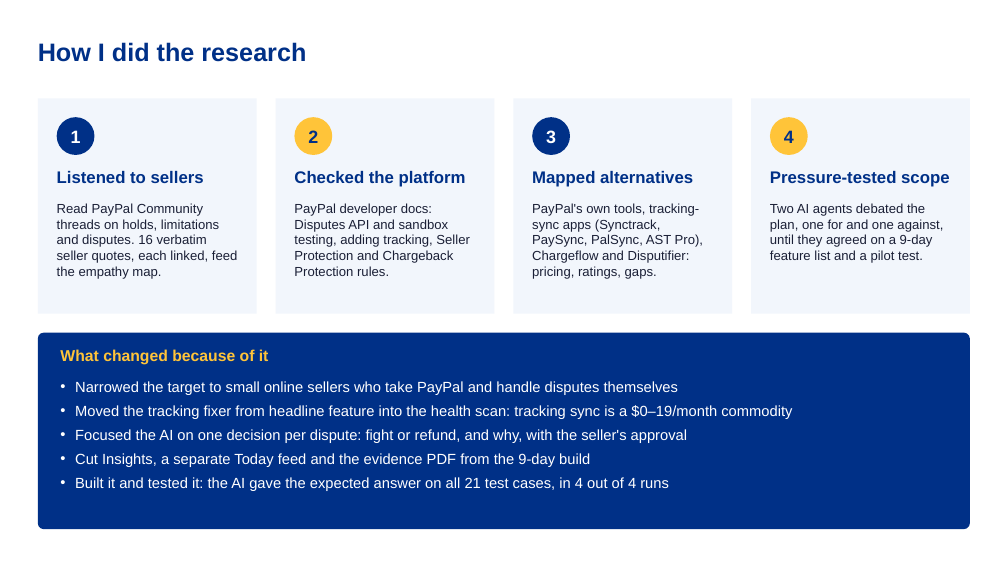
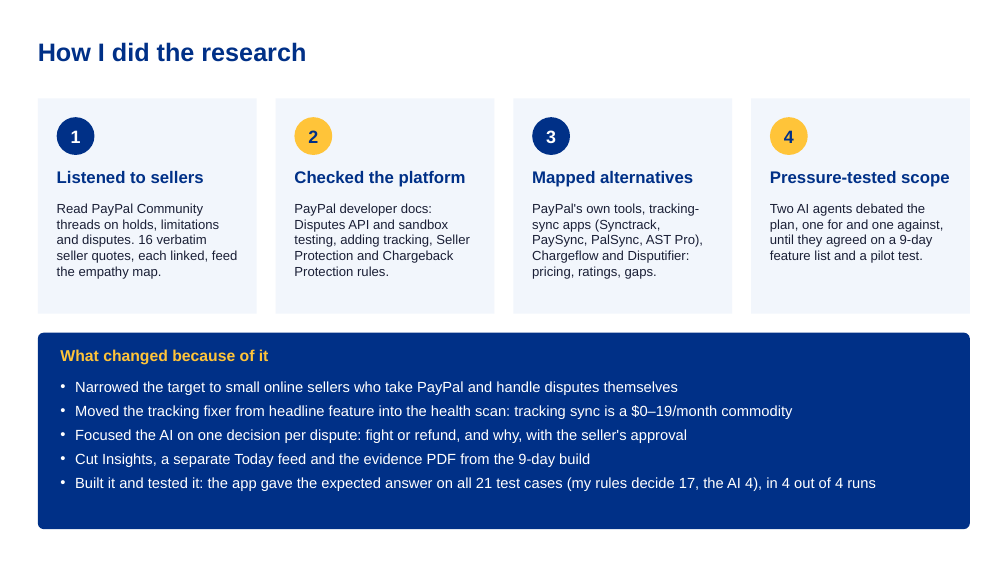
Before and after one commit to Yellow-sparkle/seller-shield, a slide deck: slide 2 of docs/research/target-user-research.pptx. Drawn at 1008x567 pixels with LibreOffice and Linux fonts; fonts in the diff are those of the drawing. Boxes give left, top, right and bottom in pixels: in the first picture for what was removed or moved away, otherwise in the second. Text is boxed around its words. In the diff, an @@ line names an element or a change of style, - is before the commit and + after.

```diff
--- a/docs/research/target-user-research.pptx
+++ b/docs/research/target-user-research.pptx
@@ text at [75, 477, 876, 491]: text changed @@
-• Built it and tested it: the AI gave the expected answer on all 21 test cases, in 4 out of 4 runs
+• Built it and tested it: the app gave the expected answer on all 21 test cases (my rules decide 17, the AI 4), in 4 out of 4 runs
```
Also in this commit, not shown: 3 other files.
